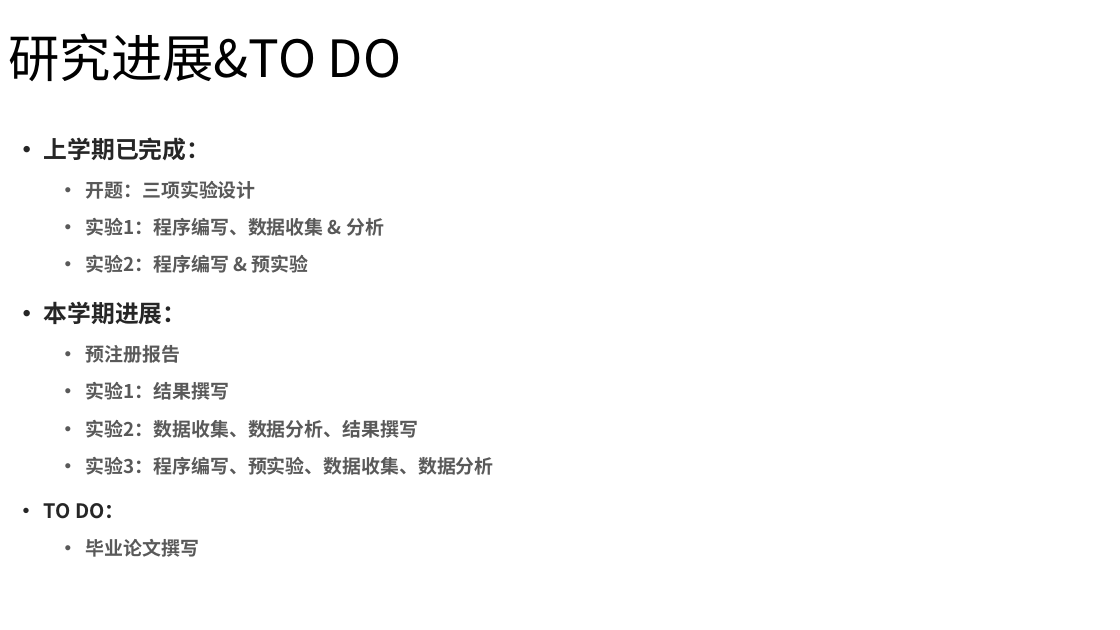
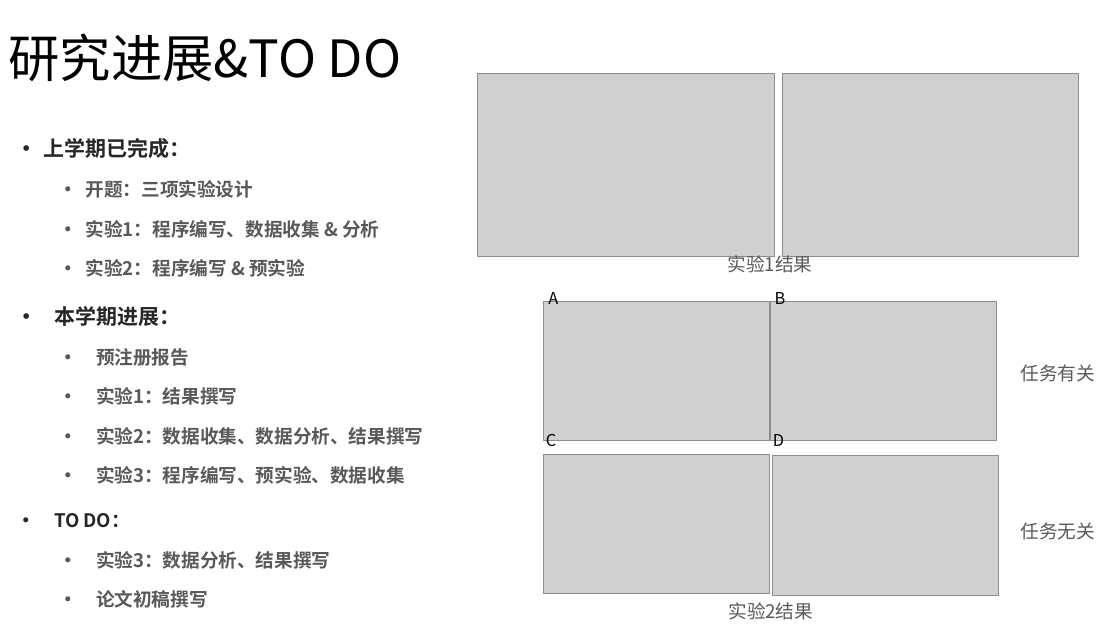
Before and after one commit to wujiaqipsy/TaskRelevance, a slide deck: slide 5 of 4_Reports/2025_AutumnSummary_wjq.pptx. Drawn at 1120x630 pixels with LibreOffice and Linux fonts; fonts in the diff are those of the drawing; grey boxes stand for pictures. Boxes give left, top, right and bottom in pixels: in the first picture for what was removed or moved away, otherwise in the second. Text is boxed around its words. In the diff, an @@ line names an element or a change of style, - is before the commit and + after.

```diff
--- a/4_Reports/2025_AutumnSummary_wjq.pptx
+++ b/4_Reports/2025_AutumnSummary_wjq.pptx
@@ picture added at box(478, 74, 775, 257) @@
@@ picture added at box(782, 74, 1079, 257) @@
@@ text at box(44, 138, 423, 528): size 20.4 to 18 pt in "上学期已完成：", "本学期进展："; size 16.1 to 16 pt in "开题：三项实验设计", "实验1：程序编写、数据收集 & 分析", "实验2：程序编写 & 预实验", "预注册报告" and 2 more places; size 17 to 16 pt in "TO DO："; line spacing 1.4 to 1.5; indent changed @@
@@ text added at box(728, 252, 813, 273), 16 pt, text #595959 @@
+实验1结果
@@ text at box(96, 466, 405, 484): text changed; size 16.1 to 16 pt @@
-  • 实验3：程序编写、预实验、数据收集、数据分析
+  • 实验3：程序编写、预实验、数据收集
@@ text at box(96, 551, 330, 608): text changed; size 16.1 to 16 pt @@
-  • 毕业论文撰写
+  • 实验3：数据分析、结果撰写
+  • 论文初稿撰写
@@ group added at box(544, 288, 1094, 620): 7 texts, 4 pictures @@
+A
+B
+C
+D
+任务有关
+任务无关
+实验2结果
```
Also in this commit, not shown: 2 other slides changed, 4 slides added, 2 slides removed, 3 other files.
